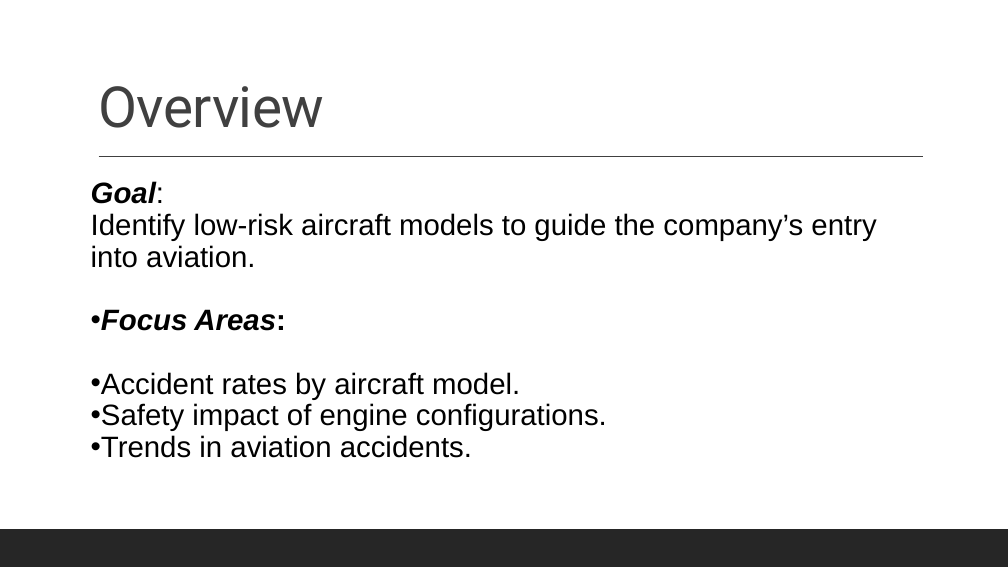
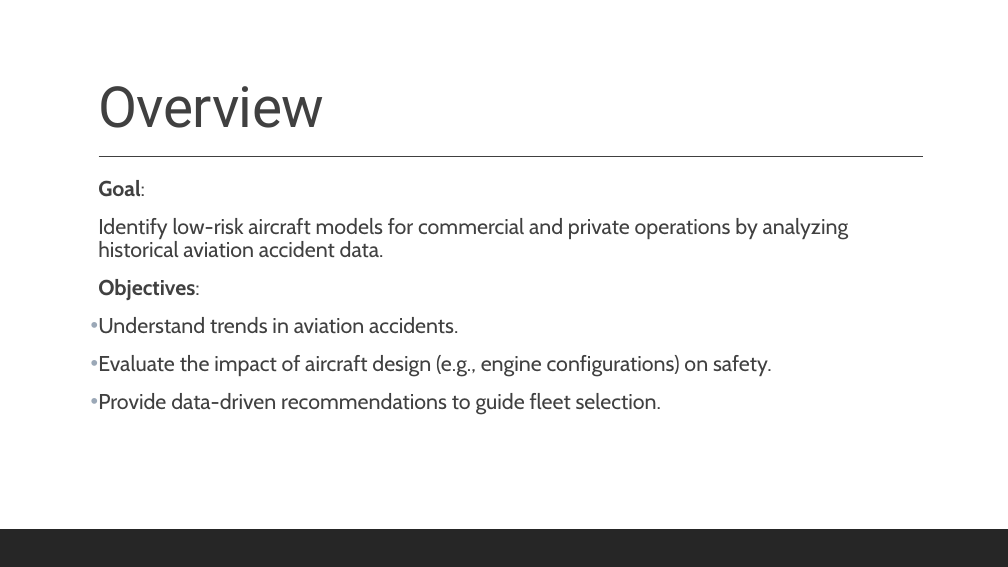
Before and after one commit to Lydia-byte-rgb/Phase-1-Project_Lydia, a slide deck: slide 2 of Phase_1_Project Slides.pptx. Drawn at 1008x567 pixels with LibreOffice and Linux fonts; fonts in the diff are those of the drawing. Boxes give left, top, right and bottom in pixels: in the first picture for what was removed or moved away, otherwise in the second. Text is boxed around its words. In the diff, an @@ line names an element or a change of style, - is before the commit and + after.

```diff
--- a/Phase_1_Project Slides.pptx
+++ b/Phase_1_Project Slides.pptx
@@ text at (98,180,145,197): size 28 to 20.4 pt, font Arial to Cabin, text colour #000000 to #404040, italic off in "Goal:"; bullet none to  ; more space between paragraphs @@
@@ text at (98,218,849,414): text changed; size 28 to 20.4 pt; font Arial to Cabin; text colour #000000 to #404040 @@
-Identify low-risk aircraft models to guide the company’s entry into aviation.
-• Focus Areas:
-• Accident rates by aircraft model.
-• Safety impact of engine configurations.
-• Trends in aviation accidents.
+  Identify low-risk aircraft models for commercial and private operations by analyzing historical aviation accident data.
+  Objectives:
+• Understand trends in aviation accidents.
+• Evaluate the impact of aircraft design (e.g., engine configurations) on safety.
+• Provide data-driven recommendations to guide fleet selection.
```
Also in this commit, not shown: 9 other slides changed, 3 slides added, 1 slide removed, 2 other files.
